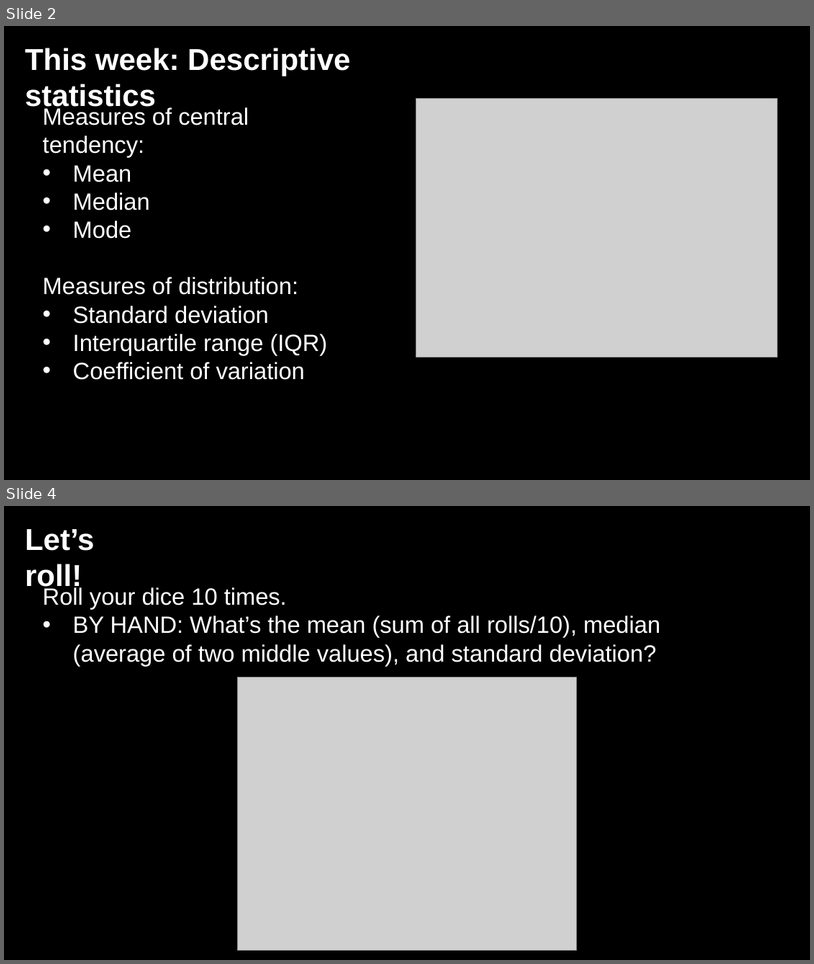
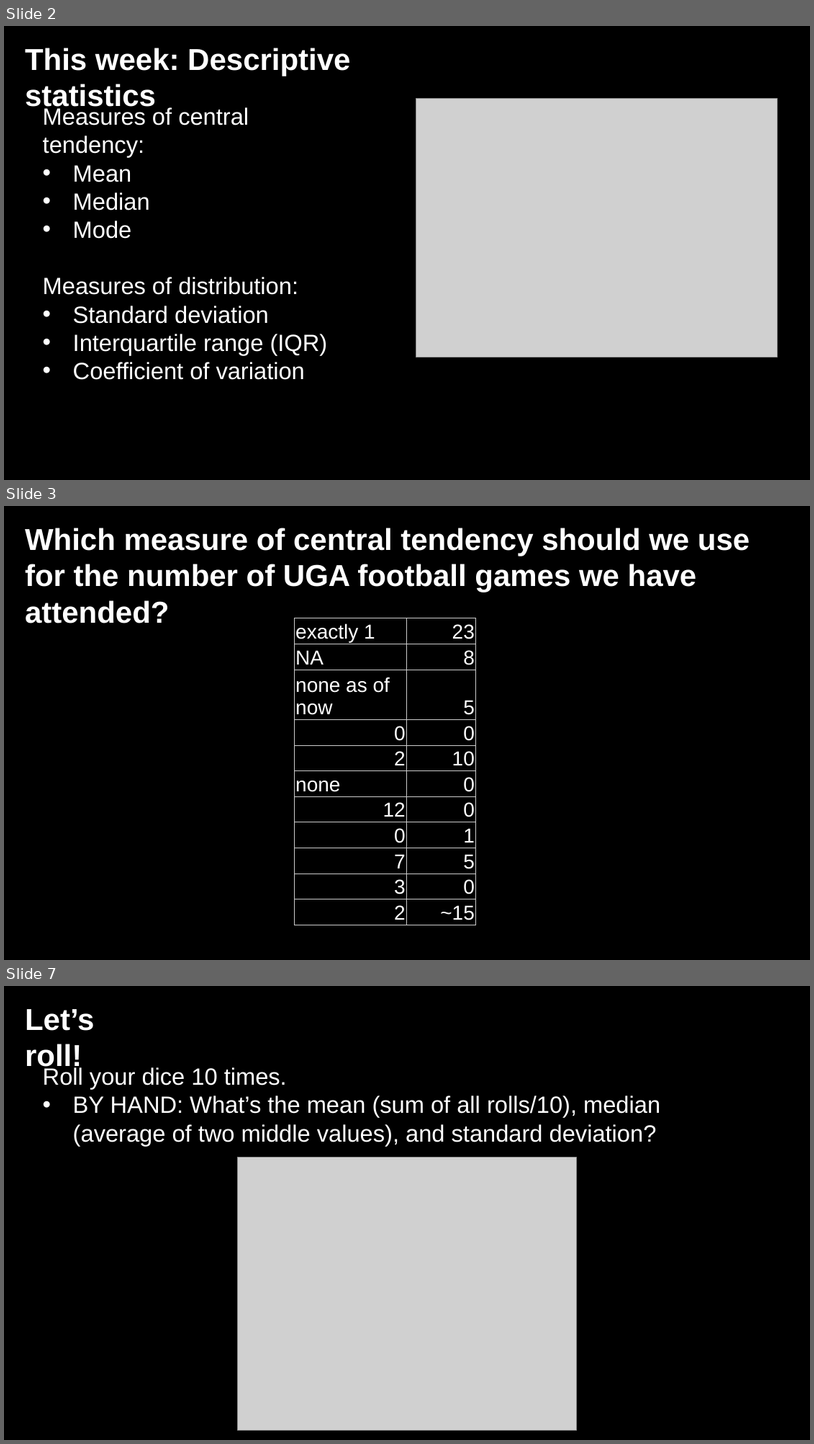
Before and after one commit to jshannon75/geog4300, a slide deck: in_class_slides/geog4300_W03-1 Classification and descriptive stats.pptx. Shown one above the other, each under a label of ours: slides 2 and 4 before the commit, slides 2, 3 and 7 after it; the slides between them are not shown. The pictures are 814x964 and 814x1444 pixels, drawn with LibreOffice and Linux fonts; fonts in the diff are those of the drawing; grey boxes stand for pictures; background and template pictures are left out. Boxes give left, top, right and bottom in pixels: in the first picture for what was removed or moved away, otherwise in the second. Text is boxed around its words. In the diff, an @@ line names an element or a change of style, - is before the commit and + after.

```diff
--- a/in_class_slides/geog4300_W03-1 Classification and descriptive stats.pptx
+++ b/in_class_slides/geog4300_W03-1 Classification and descriptive stats.pptx
@@ slide 3 added at (4, 506, 810, 960), background picture (left out) @@
@@ text added at (25, 528, 750, 592), 36 pt, text #FFFFFF, bold @@
+Which measure of central tendency should we use for the number of UGA football games we have attended?
@@ table added at (295, 618, 476, 924), 11 rows, 2 columns @@
+exactly 1 | 23
+NA | 8
+none as of now | 5
+0 | 0
+2 | 10
+none | 0
+12 | 0
+0 | 1
+7 | 5
+3 | 0
+2 | ~15
@@ what was slide 4 is now slide 7 @@
```
Also in this commit, not shown: 2 slides changed, 3 other slides added, 5 slides removed, 1 other file.
